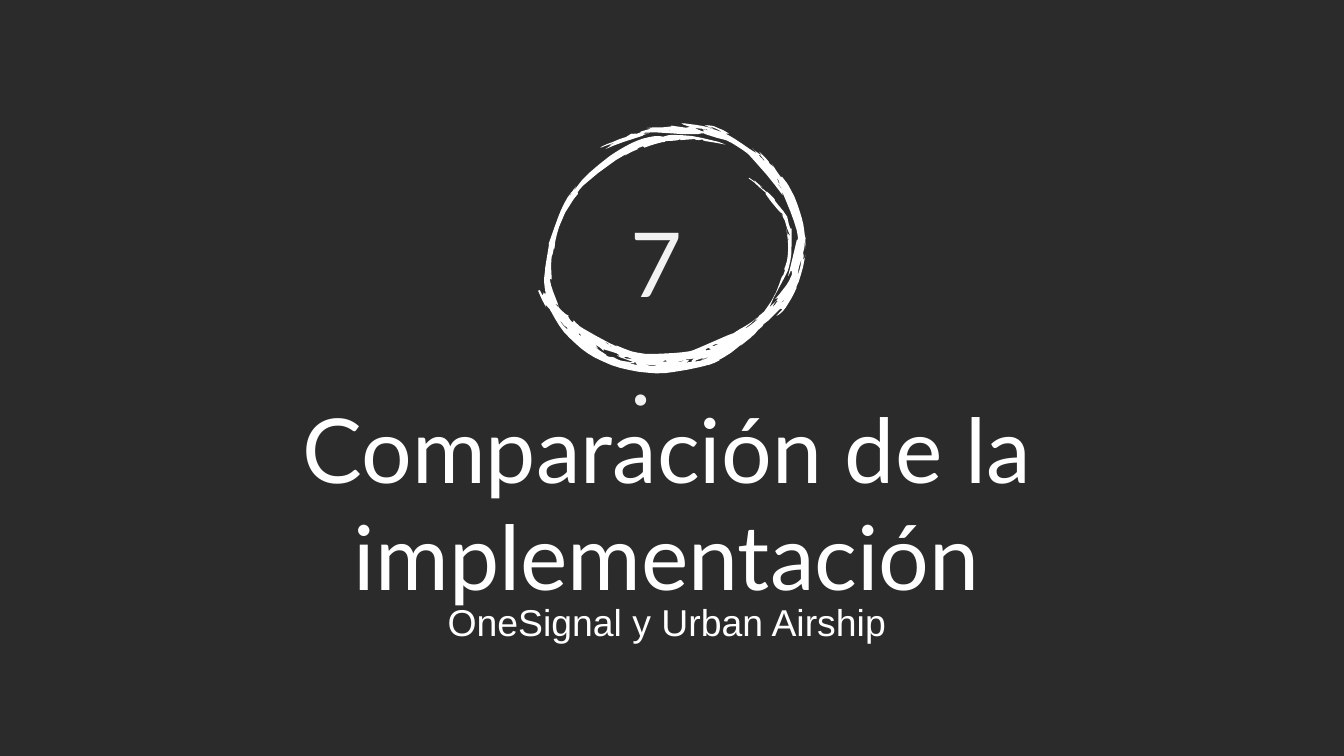
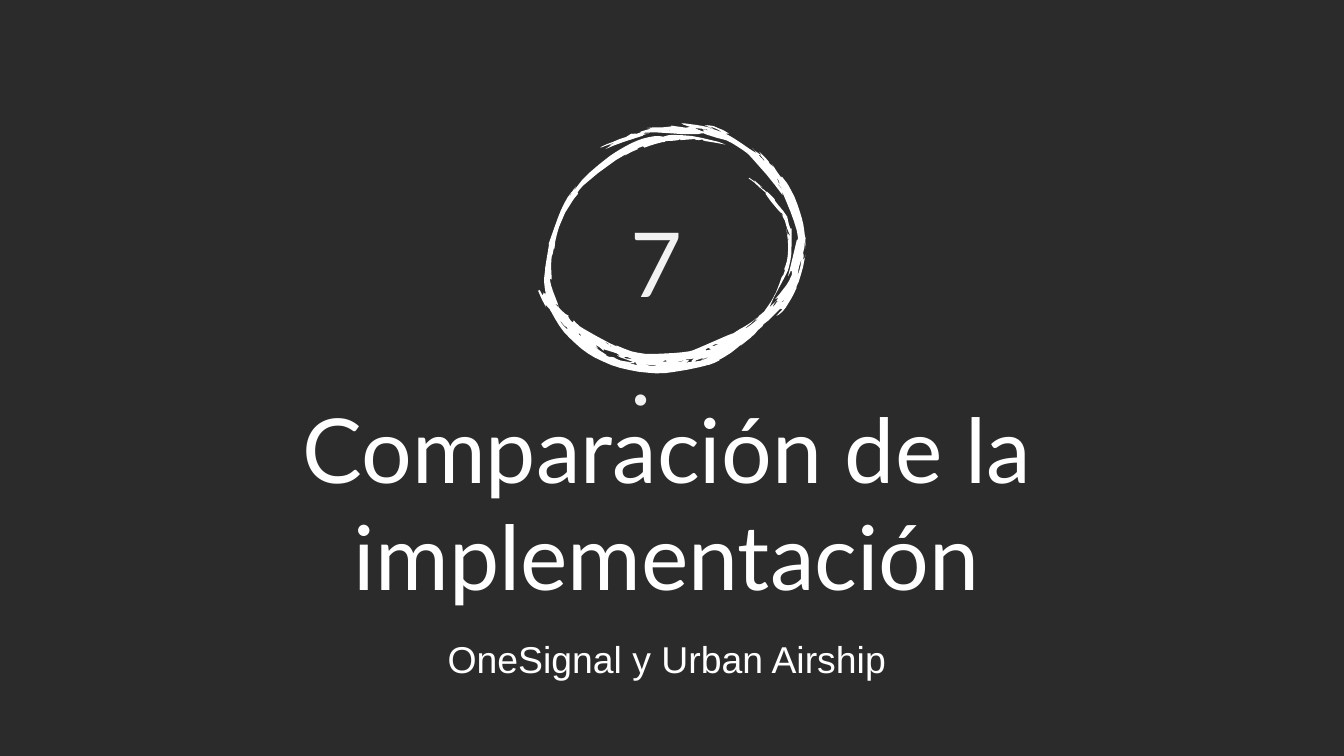
Before and after one commit to CarolinaTenlladoMontes/TG3, a slide deck: slide 18 of TG3 - Final.pptx (slide 16 before the commit). Drawn at 1344x756 pixels with LibreOffice and Linux fonts; fonts in the diff are those of the drawing; background and template pictures are left out; a plain dark background stands for a picture behind light text. Boxes give left, top, right and bottom in pixels: in the first picture for what was removed or moved away, otherwise in the second. Text is boxed around its words. In the diff, an @@ line names an element or a change of style, - is before the commit and + after.

```diff
--- a/TG3 - Final.pptx
+++ b/TG3 - Final.pptx
@@ subtitle "OneSignal y Urban Airship": place and size @@
-subtitle "OneSignal y Urban Airship" at [448,609,886,643]
+subtitle "OneSignal y Urban Airship" at [448,646,886,680]
```
Also in this commit, not shown: 3 other slides changed, 5 slides added, 2 slides removed.
